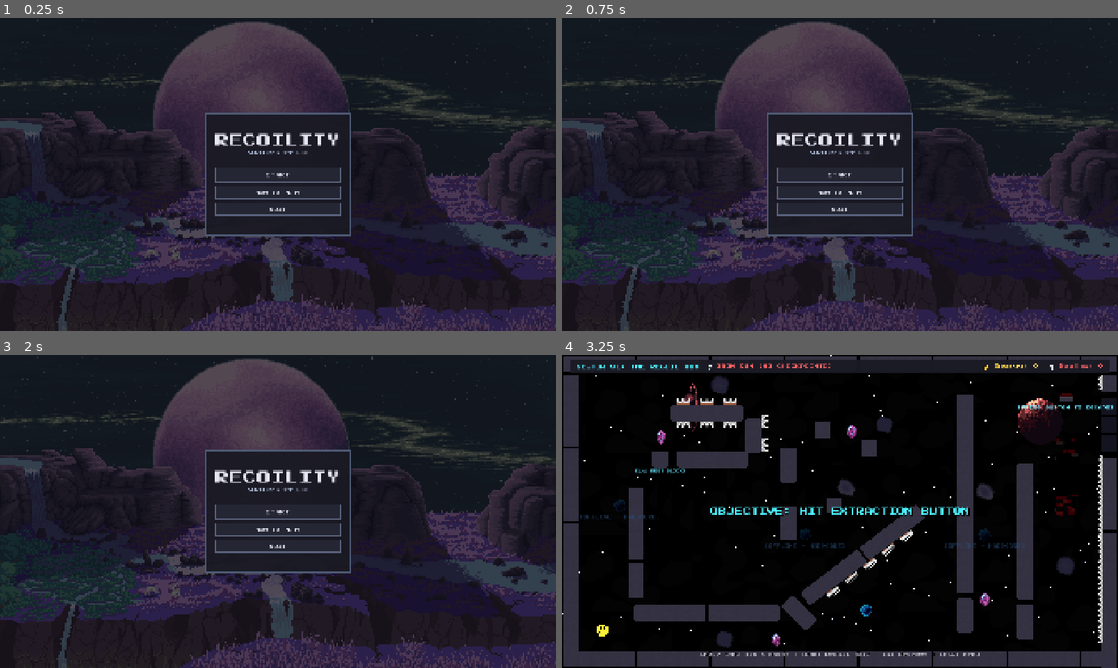
Above: before the commit, frames 1-4 (two rows, left to right).
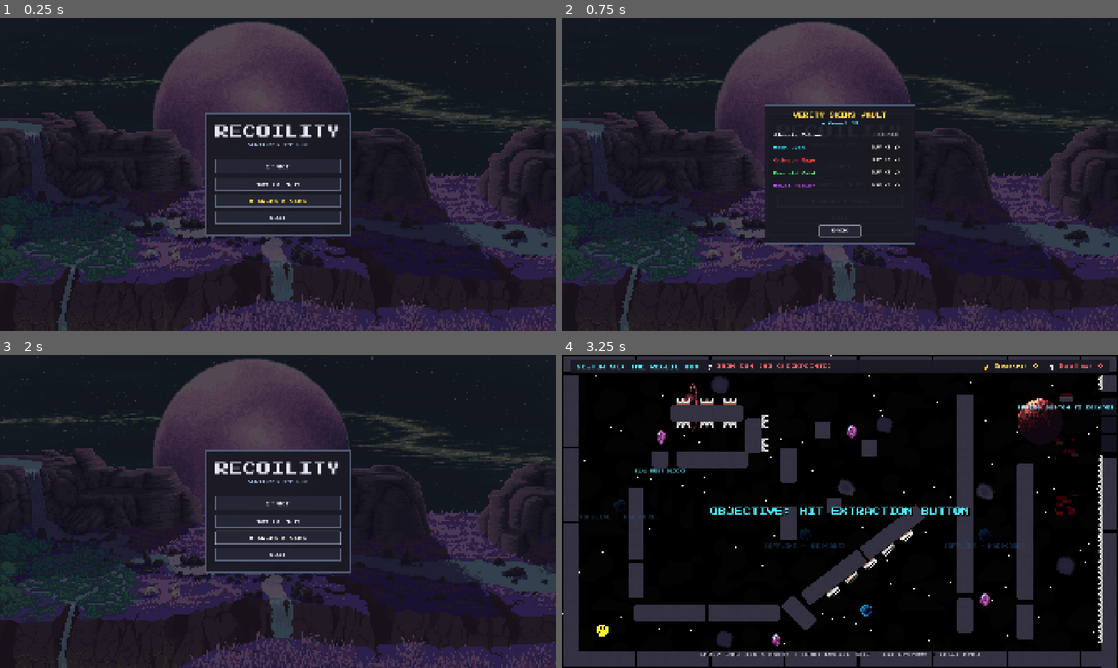
Above: after the commit, the same moments.

Repository: YuvalArchit04/Haven_Project
Game: Godot game, scene res://main_menu.tscn
Same seed, same stepped clock (60 frames per second), same inputs: the game is played once before the commit and once after it. Video files are missing from this copy of the repository; at most half a second of black plays in their place. Sound files missing from this copy of the repository are replaced by a short silence.
Inputs (mouse positions are in pixels of both pictures, inside the frame that each line leads up to):
- Up to frame 1 (0.25 s): no input
- Up to frame 2 (0.75 s): click (840, 199) at 0.5 s, where only the run after the commit has a clickable "★ SKINS & GEMS"
- Up to frame 3 (2 s): click (278, 567) at 1.25 s, where only the run after the commit has a clickable "BACK"
- Up to frame 4 (3.25 s): click "START" at 2 s; click "HARD (NO CHECKPOINTS)" at 2.75 s

The runs differ from the first frame. In frame 1, 2.0% of the frame differs, in the area x 38-62%, y 34-66%; in frame 2, 3.3%, in the area x 36-64%, y 27-73%; in frame 3, 2.0%; in frame 4, nothing differs.

Commit message:
Final Polishing(screen shake(extra extra)

Diff:
--- a/game.gd
+++ b/game.gd
@@ -229,6 +229,7 @@
 
 func _on_currency_collected(amount: int) -> void:
 	energy_collected += amount
+	GameState.total_gems += amount
 	_update_hud()
 	var am = get_node_or_null("/root/AudioManager")
 	if am and am.has_method("play_tick"):
--- a/game_state.gd
+++ b/game_state.gd
@@ -2,3 +2,15 @@
 
 static var easy_mode: bool = true
 static var sound_enabled: bool = true
+
+static var total_gems: int = 10
+static var current_skin: String = "Classic Yellow"
+static var unlocked_skins: Array = ["Classic Yellow"]
+
+const SKINS = {
+	"Classic Yellow": {"color": Color(1.0, 1.0, 1.0, 1.0), "cost": 0},
+	"Neon Cyan": {"color": Color(0.2, 0.95, 1.0, 1.0), "cost": 2},
+	"Crimson Rage": {"color": Color(1.0, 0.25, 0.25, 1.0), "cost": 3},
+	"Emerald Void": {"color": Color(0.25, 1.0, 0.45, 1.0), "cost": 4},
+	"Royal Violet": {"color": Color(0.8, 0.35, 1.0, 1.0), "cost": 5}
+}
--- a/main_menu.gd
+++ b/main_menu.gd
@@ -13,6 +13,12 @@
 @onready var hard_mode_btn: Button = %HardModeButton
 @onready var close_mode_btn: Button = %CloseModeButton
 
+@onready var skins_button: Button = get_node_or_null("%SkinsButton")
+@onready var skins_panel: PanelContainer = get_node_or_null("%SkinsPanel")
+@onready var gems_label: Label = get_node_or_null("%GemsLabel")
+@onready var skins_list: VBoxContainer = get_node_or_null("%SkinsList")
+@onready var close_skins_btn: Button = get_node_or_null("%CloseSkinsButton")
+
 func _ready() -> void:
 	var am = get_node_or_null("/root/AudioManager")
 	if am and am.has_method("play_music"):
@@ -22,6 +28,8 @@
 		tutorial_panel.visible = false
 	if mode_panel:
 		mode_panel.visible = false
+	if skins_panel:
+		skins_panel.visible = false
 
 	if play_button:
 		play_button.pressed.connect(_on_play_pressed)
@@ -31,6 +39,10 @@
 		quit_button.pressed.connect(_on_quit_pressed)
 	if close_tutorial_btn:
 		close_tutorial_btn.pressed.connect(_on_close_tutorial_pressed)
+	if skins_button:
+		skins_button.pressed.connect(_on_skins_pressed)
+	if close_skins_btn:
+		close_skins_btn.pressed.connect(_on_close_skins_pressed)
 
 	if easy_mode_btn:
 		easy_mode_btn.pressed.connect(_on_easy_mode_selected)
@@ -45,6 +57,8 @@
 			_on_close_mode_pressed()
 		elif tutorial_panel and tutorial_panel.visible:
 			_on_close_tutorial_pressed()
+		elif skins_panel and skins_panel.visible:
+			_on_close_skins_pressed()
 		else:
 			_on_quit_pressed()
 
@@ -92,6 +106,74 @@
 	_play_click_sfx()
 	get_tree().quit()
 
+func _on_skins_pressed() -> void:
+	_play_click_sfx()
+	if skins_panel:
+		skins_panel.visible = true
+		_refresh_skins_ui()
+		if close_skins_btn:
+			close_skins_btn.grab_focus()
+
+func _on_close_skins_pressed() -> void:
+	_play_click_sfx()
+	if skins_panel:
+		skins_panel.visible = false
+		if skins_button:
+			skins_button.grab_focus()
+
+func _refresh_skins_ui() -> void:
+	if gems_label:
+		gems_label.text = "💎 Gems: %d" % GameState.total_gems
+	if not skins_list:
+		return
+
+	for child in skins_list.get_children():
+		child.queue_free()
+
+	for skin_name in GameState.SKINS.keys():
+		var info = GameState.SKINS[skin_name]
+		var cost = info["cost"]
+		var is_unlocked = skin_name in GameState.unlocked_skins
+		var is_equipped = (skin_name == GameState.current_skin)
+
+		var row = HBoxContainer.new()
+		row.custom_minimum_size = Vector2(0, 36)
+
+		var name_lbl = Label.new()
+		name_lbl.text = skin_name
+		name_lbl.size_flags_horizontal = Control.SIZE_EXPAND_FILL
+		name_lbl.add_theme_color_override("font_color", info["color"])
+		name_lbl.add_theme_font_size_override("font_size", 12)
+		row.add_child(name_lbl)
+
+		var action_btn = Button.new()
+		action_btn.custom_minimum_size = Vector2(140, 32)
+		action_btn.add_theme_font_size_override("font_size", 11)
+
+		if is_equipped:
+			action_btn.text = "EQUIPPED"
+			action_btn.disabled = true
+		elif is_unlocked:
+			action_btn.text = "EQUIP"
+			action_btn.pressed.connect(func():
+				_play_click_sfx()
+				GameState.current_skin = skin_name
+				_refresh_skins_ui()
+			)
+		else:
+			action_btn.text = "BUY (%d 💎)" % cost
+			action_btn.disabled = (GameState.total_gems < cost)
+			action_btn.pressed.connect(func():
+				if GameState.total_gems >= cost:
+					_play_click_sfx()
+					GameState.total_gems -= cost
+					GameState.unlocked_skins.append(skin_name)
+					GameState.current_skin = skin_name
+					_refresh_skins_ui()
+			)
+		row.add_child(action_btn)
+		skins_list.add_child(row)
+
 func _play_click_sfx() -> void:
 	var am = get_node_or_null("/root/AudioManager")
 	if am and am.has_method("play_tick"):
--- a/main_menu.tscn
+++ b/main_menu.tscn
@@ -146,6 +146,18 @@
 theme_override_styles/pressed = SubResource("StyleBoxFlat_btn_pressed")
 theme_override_styles/hover = SubResource("StyleBoxFlat_btn_hover")
 text = "HOW TO PLAY"
+
+[node name="SkinsButton" type="Button" parent="CenterContainer/MenuPanel/Margin/VBox"]
+unique_name_in_owner = true
+custom_minimum_size = Vector2(0, 44)
+layout_mode = 2
+theme_override_colors/font_color = Color(1, 0.85, 0.3, 1)
+theme_override_colors/font_hover_color = Color(1, 0.95, 0.6, 1)
+theme_override_font_sizes/font_size = 14
+theme_override_styles/normal = SubResource("StyleBoxFlat_btn_normal")
+theme_override_styles/pressed = SubResource("StyleBoxFlat_btn_pressed")
+theme_override_styles/hover = SubResource("StyleBoxFlat_btn_hover")
+text = "★ SKINS & GEMS"
 
 [node name="quit" type="Button" parent="CenterContainer/MenuPanel/Margin/VBox" unique_id=2065881879]
 unique_name_in_owner = true
@@ -280,3 +292,62 @@
 theme_override_styles/normal = SubResource("StyleBoxFlat_btn_normal")
 theme_override_styles/hover = SubResource("StyleBoxFlat_btn_hover")
 text = "BACK"
+
+[node name="SkinsPanel" type="PanelContainer" parent="."]
+unique_name_in_owner = true
+visible = false
+layout_mode = 1
+anchors_preset = 8
+anchor_left = 0.5
+anchor_top = 0.5
+anchor_right = 0.5
+anchor_bottom = 0.5
+offset_left = -260.0
+offset_top = -240.0
+offset_right = 260.0
+offset_bottom = 240.0
+grow_horizontal = 2
+grow_vertical = 2
+theme_override_styles/panel = SubResource("StyleBoxFlat_pixel_panel")
+
+[node name="MarginContainer" type="MarginContainer" parent="SkinsPanel"]
+layout_mode = 2
+theme_override_constants/margin_left = 28
+theme_override_constants/margin_top = 24
+theme_override_constants/margin_right = 28
+theme_override_constants/margin_bottom = 24
+
+[node name="VBoxContainer" type="VBoxContainer" parent="SkinsPanel/MarginContainer"]
+layout_mode = 2
+theme_override_constants/separation = 12
+
+[node name="SkinsTitle" type="Label" parent="SkinsPanel/MarginContainer/VBoxContainer"]
+layout_mode = 2
+theme_override_colors/font_color = Color(1, 0.85, 0.3, 1)
+theme_override_font_sizes/font_size = 18
+text = "VERITY SKINS VAULT"
+horizontal_alignment = 1
+
+[node name="GemsLabel" type="Label" parent="SkinsPanel/MarginContainer/VBoxContainer"]
+unique_name_in_owner = true
+layout_mode = 2
+theme_override_colors/font_color = Color(0.3, 0.95, 1, 1)
+theme_override_font_sizes/font_size = 13
+text = "💎 Gems: 10"
+horizontal_alignment = 1
+
+[node name="SkinsList" type="VBoxContainer" parent="SkinsPanel/MarginContainer/VBoxContainer"]
+unique_name_in_owner = true
+layout_mode = 2
+size_flags_vertical = 3
+theme_override_constants/separation = 8
+
+[node name="CloseSkinsButton" type="Button" parent="SkinsPanel/MarginContainer/VBoxContainer"]
+unique_name_in_owner = true
+custom_minimum_size = Vector2(140, 38)
+layout_mode = 2
+size_flags_horizontal = 4
+theme_override_font_sizes/font_size = 13
+theme_override_styles/normal = SubResource("StyleBoxFlat_btn_normal")
+theme_override_styles/hover = SubResource("StyleBoxFlat_btn_hover")
+text = "BACK"
--- a/player.gd
+++ b/player.gd
@@ -1,8 +1,18 @@
 extends CharacterBody2D
+
+const GameState = preload("res://game_state.gd")
 
 @export var friction: float = 450.0
 
 var freeze_timer: float = 0.0
+
+func _ready() -> void:
+	apply_skin()
+
+func apply_skin() -> void:
+	var sprite = get_node_or_null("Sprite2D")
+	if sprite and GameState.current_skin in GameState.SKINS:
+		sprite.modulate = GameState.SKINS[GameState.current_skin]["color"]
 
 func freeze(duration: float = 0.15) -> void:
 	velocity = Vector2.ZERO
Not shown, changed: export_presets.cfg
